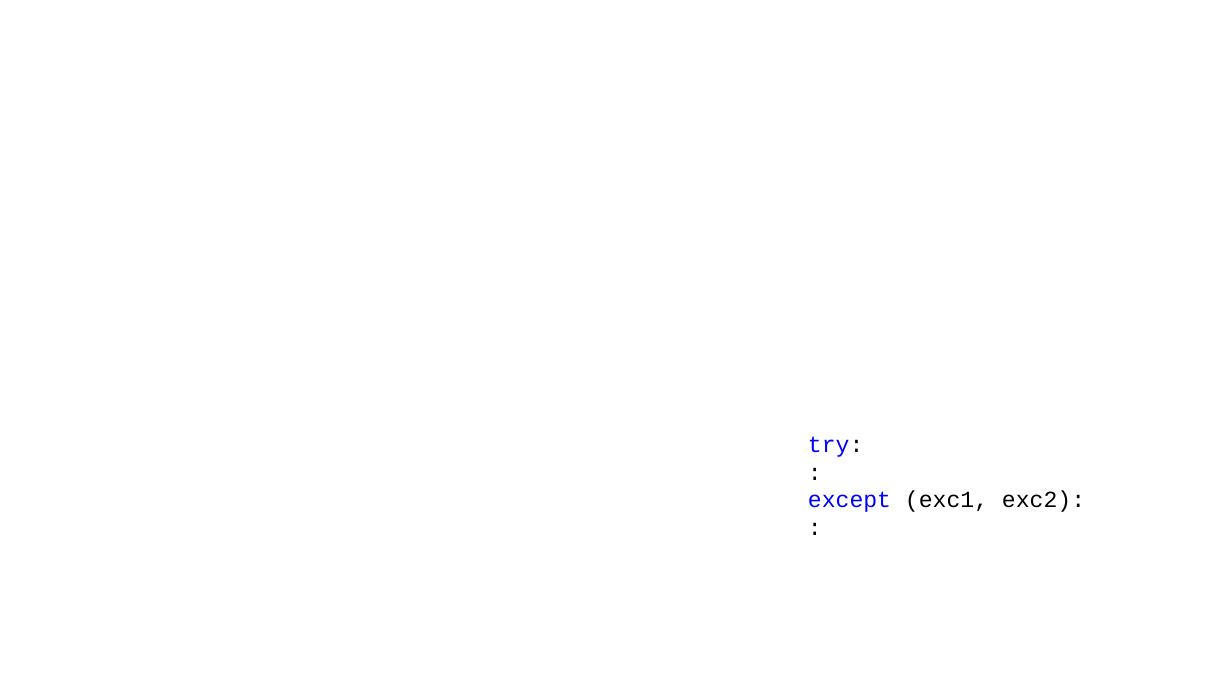
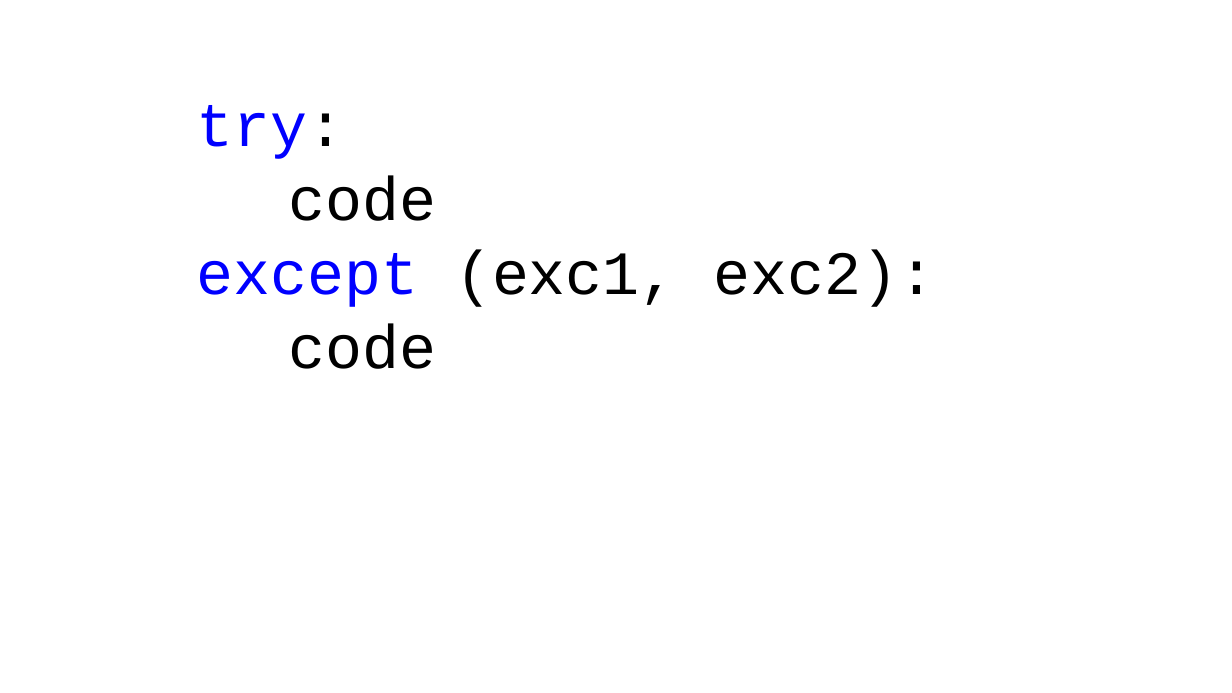
Before and after one commit to celalaksu/Python-Programlama-Kursu, a slide deck: slide 41 of Modul 5 - Modul Paket StringMetod HataYakalama.pptx. Drawn at 1232x693 pixels with LibreOffice and Linux fonts; fonts in the diff are those of the drawing. Boxes give left, top, right and bottom in pixels: in the first picture for what was removed or moved away, otherwise in the second. Text is boxed around its words. In the diff, an @@ line names an element or a change of style, - is before the commit and + after.

```diff
--- a/Modul 5 - Modul Paket StringMetod HataYakalama.pptx
+++ b/Modul 5 - Modul Paket StringMetod HataYakalama.pptx
@@ text "try:": place and size @@
-text "try:" at bbox=[808, 436, 1085, 512]
+text "try:" at bbox=[196, 105, 936, 369]
@@ text at bbox=[196, 105, 936, 307]: size 18 to 48 pt in "try:", "except (exc1, exc2):" @@
@@ text at bbox=[289, 176, 437, 221]: text changed; size 18 to 48 pt @@
-:
+code
@@ text at bbox=[289, 324, 437, 369]: text changed; size 18 to 48 pt @@
-:
+code
```
Also in this commit, not shown: 4 other slides changed, 2 slides added, 2 slides removed.
